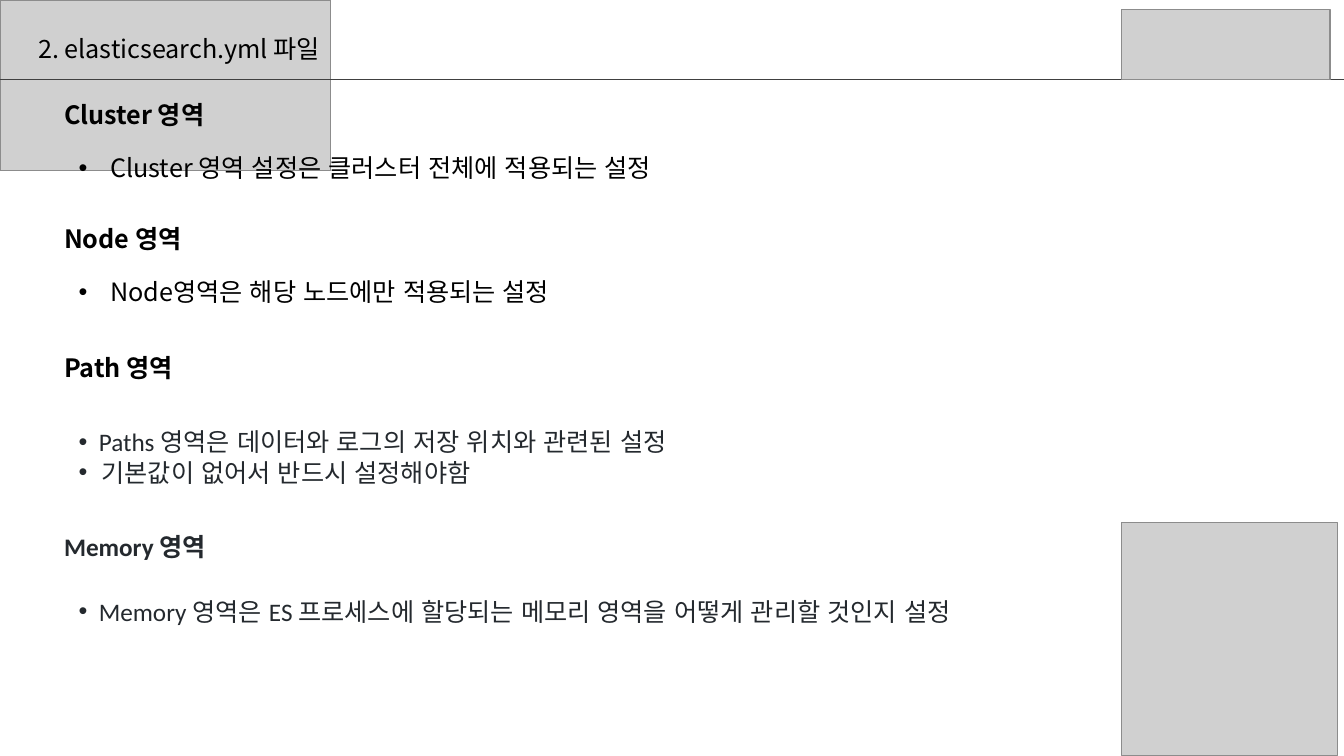
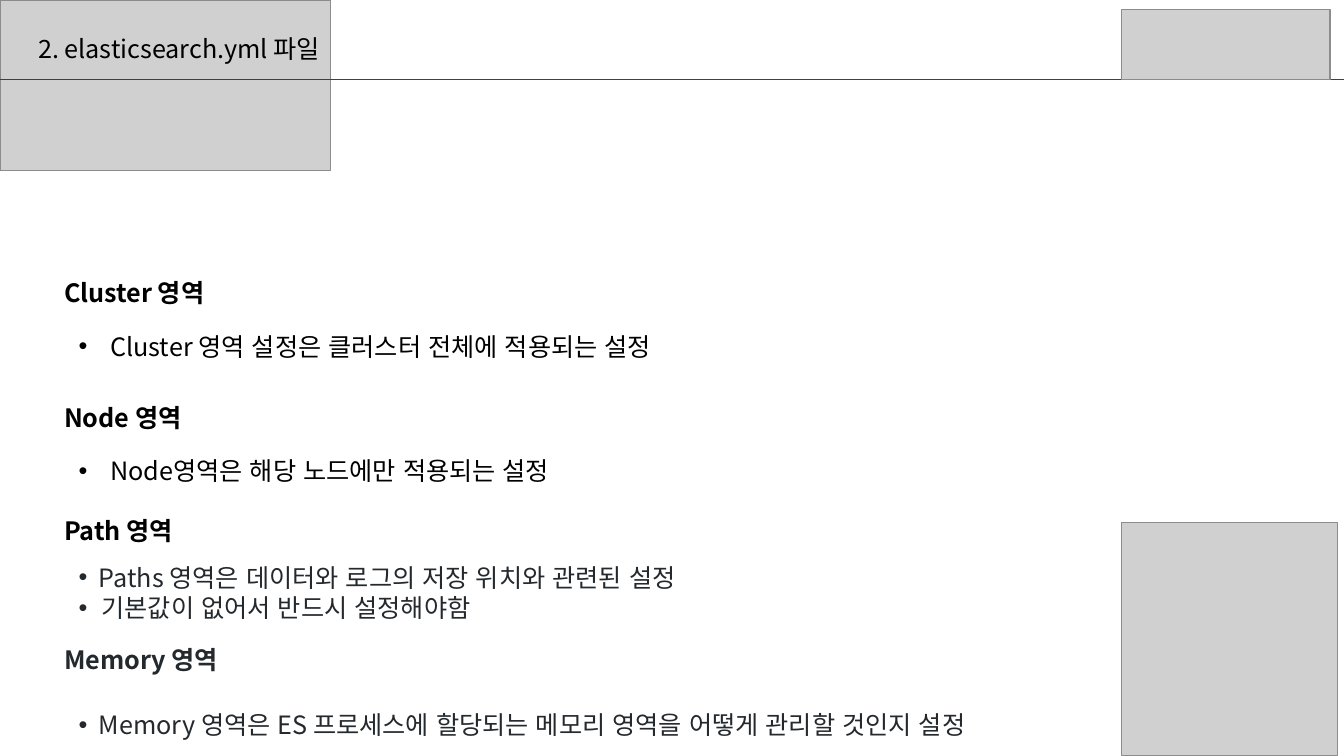
Before and after one commit to sup2is/dev-note, a slide deck: slide 6 of study/elasticsearch/Elasticsearch스터디2주차자료.pptx (slide 4 before the commit). Drawn at 1344x756 pixels with LibreOffice and Linux fonts; fonts in the diff are those of the drawing; grey boxes stand for pictures. Boxes give left, top, right and bottom in pixels: in the first picture for what was removed or moved away, otherwise in the second. Text is boxed around its words. In the diff, an @@ line names an element or a change of style, - is before the commit and + after.

```diff
--- a/study/elasticsearch/Elasticsearch스터디2주차자료.pptx
+++ b/study/elasticsearch/Elasticsearch스터디2주차자료.pptx
@@ 4 texts: place and size @@
-4 texts at [64,103,651,303]
+4 texts at [64,281,651,482]
@@ text "Path 영역": place and size @@
-text "Path 영역" at [64,356,173,380]
+text "Path 영역" at [64,519,173,543]
@@ font Calibri to Noto Sans CJK KR in 3 elements at [64,648,218,675], [99,713,965,740], [99,566,675,619] @@
@@ text "Paths 영역은 데이터와 로그의 저장 ...": place and size @@
-text "Paths 영역은 데이터와 로그의 저장 ..." at [99,430,666,484]
+text "Paths 영역은 데이터와 로그의 저장 ..." at [99,566,675,619]
@@ text "Memory 영역": place and size @@
-text "Memory 영역" at [64,535,205,560]
+text "Memory 영역" at [64,648,218,675]
@@ text "Memory 영역은 ES 프로세스에 할당되는 ...": place and size @@
-text "Memory 영역은 ES 프로세스에 할당되는 ..." at [99,600,950,625]
+text "Memory 영역은 ES 프로세스에 할당되는 ..." at [99,713,965,740]
```
Also in this commit, not shown: 5 other slides changed, 31 slides added.
